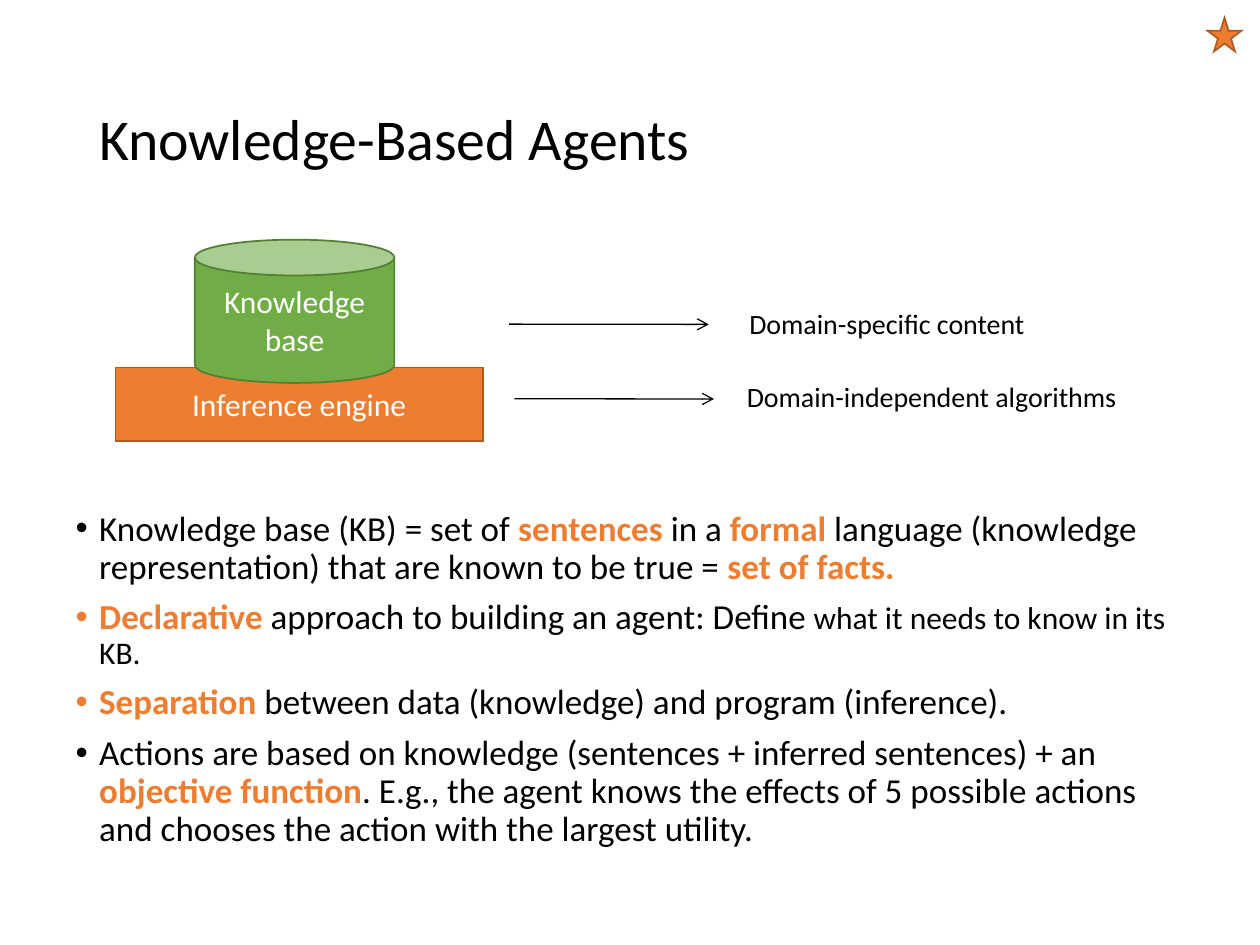
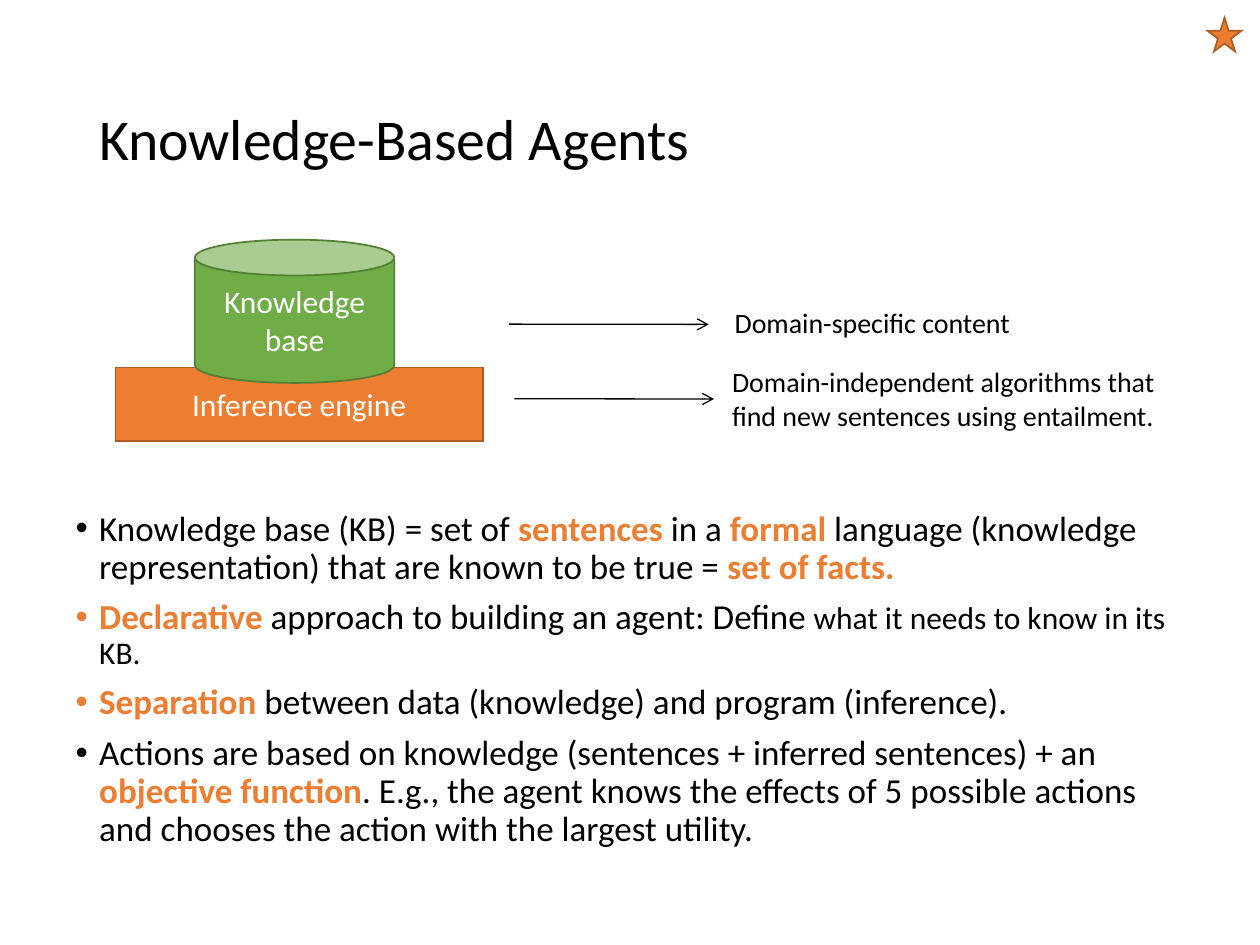
Before and after one commit to mhahsler/CS7320-AI, a slide deck: slide 4 of slides/07_knowledge-based.pptx. Drawn at 1260x945 pixels with LibreOffice and Linux fonts; fonts in the diff are those of the drawing. Boxes give left, top, right and bottom in pixels: in the first picture for what was removed or moved away, otherwise in the second. Text is boxed around its words. In the diff, an @@ line names an element or a change of style, - is before the commit and + after.

```diff
--- a/slides/07_knowledge-based.pptx
+++ b/slides/07_knowledge-based.pptx
@@ text "Domain-specific content": place and size @@
-text "Domain-specific content" at <box>749,314,1024,339</box>
+text "Domain-specific content" at <box>735,313,1009,338</box>
@@ text at <box>732,372,1154,431</box>: text changed @@
-Domain-independent algorithms
+Domain-independent algorithms that
+find new sentences using entailment.
```
Also in this commit, not shown: 13 other slides changed, 1 other file.
